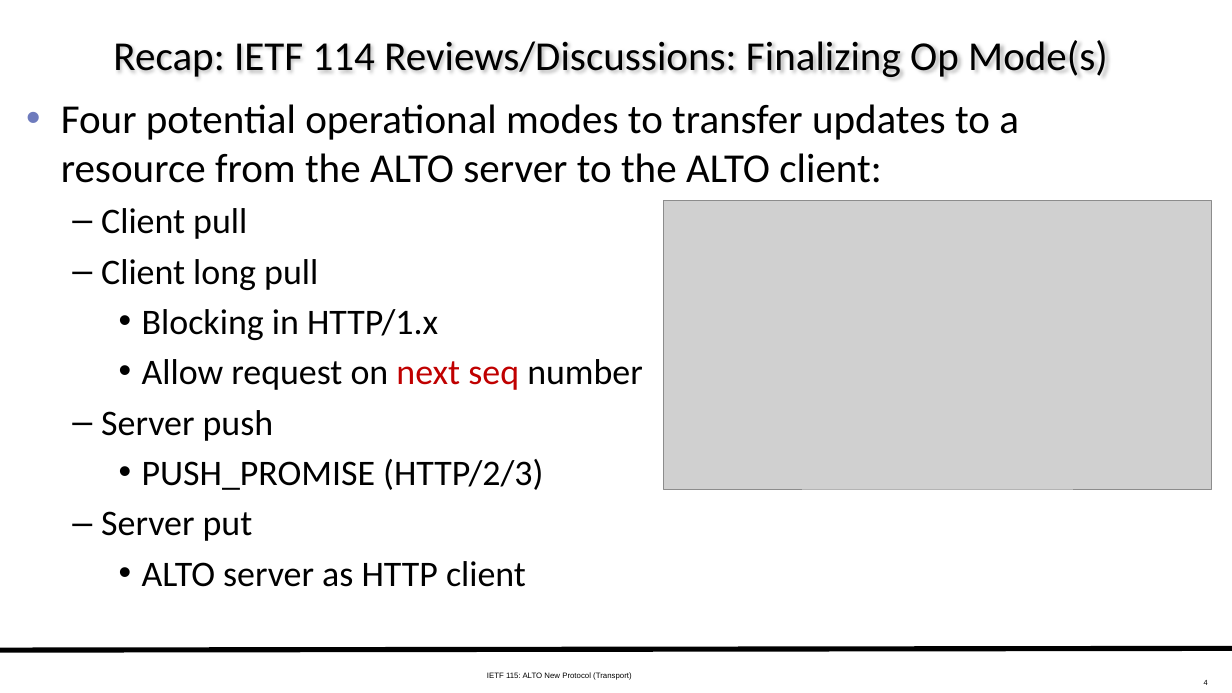
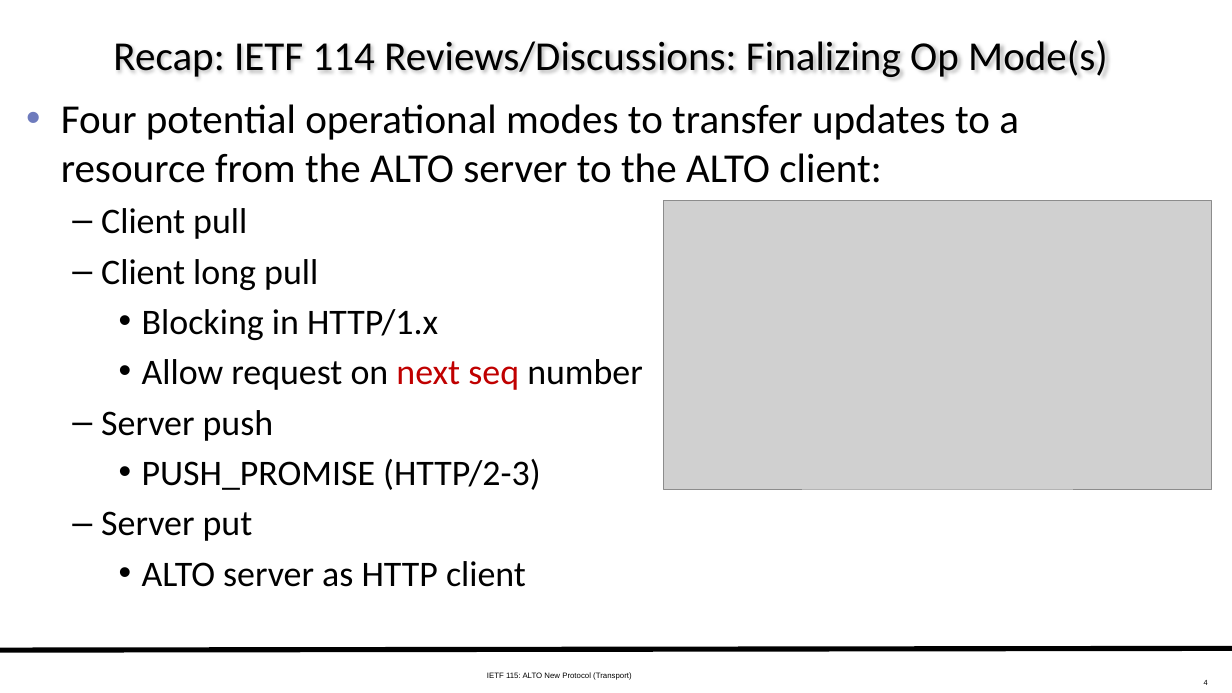
Before and after one commit to ietf-wg-alto/wg-materials, a slide deck: slide 4 of meetings-ietf/ietf-115/slides-115-alto-transport-11-11-working-11-09.pptx. Drawn at 1232x693 pixels with LibreOffice and Linux fonts; fonts in the diff are those of the drawing; grey boxes stand for pictures. Boxes give left, top, right and bottom in pixels: in the first picture for what was removed or moved away, otherwise in the second. Text is boxed around its words. In the diff, an @@ line names an element or a change of style, - is before the commit and + after.

```diff
--- a/meetings-ietf/ietf-115/slides-115-alto-transport-11-11-working-11-09.pptx
+++ b/meetings-ietf/ietf-115/slides-115-alto-transport-11-11-working-11-09.pptx
@@ text at <box>142,459,540,490</box>: text changed @@
-    • PUSH_PROMISE (HTTP/2/3)
+    • PUSH_PROMISE (HTTP/2-3)
```
Also in this commit, not shown: 8 other slides changed.
